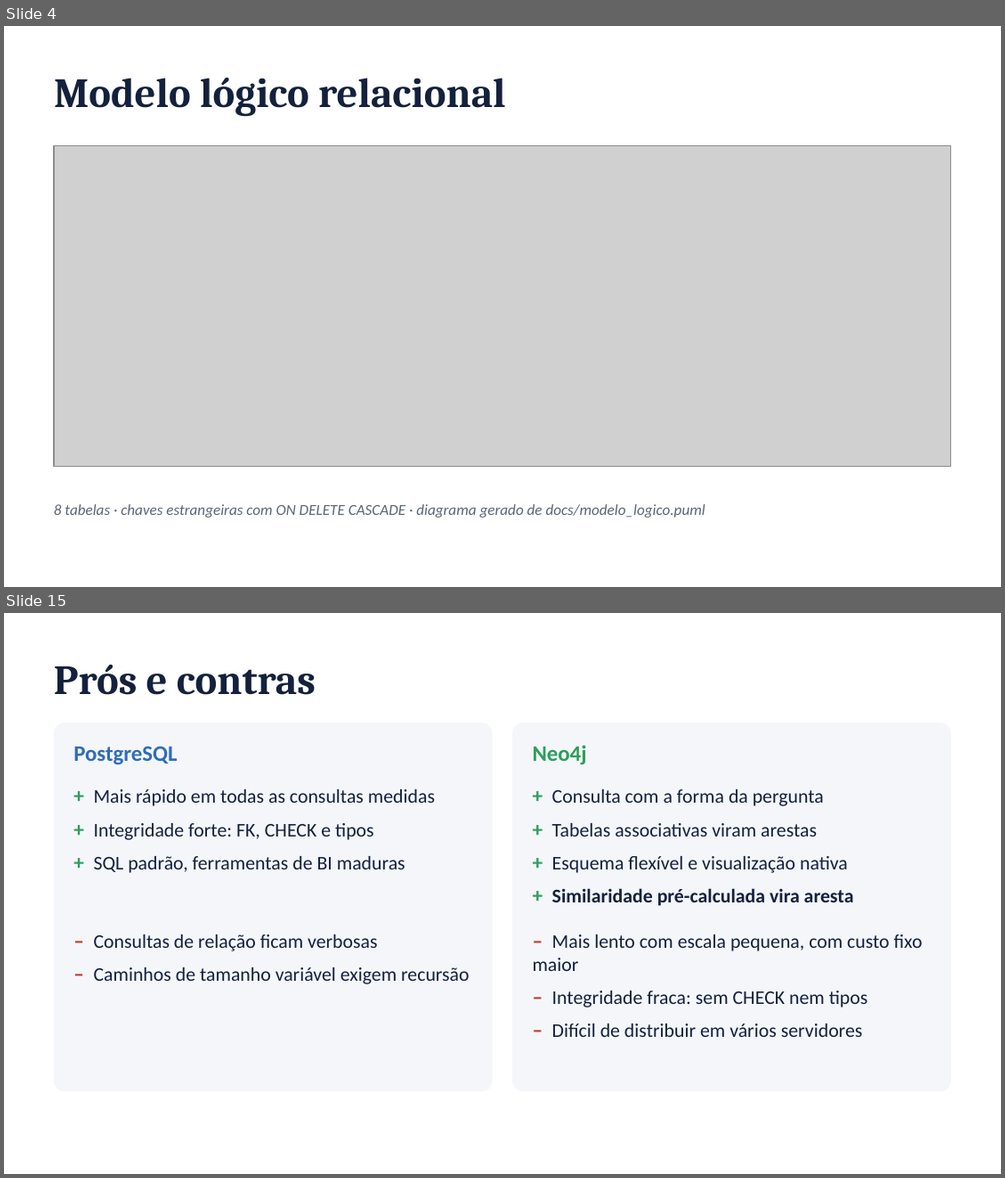
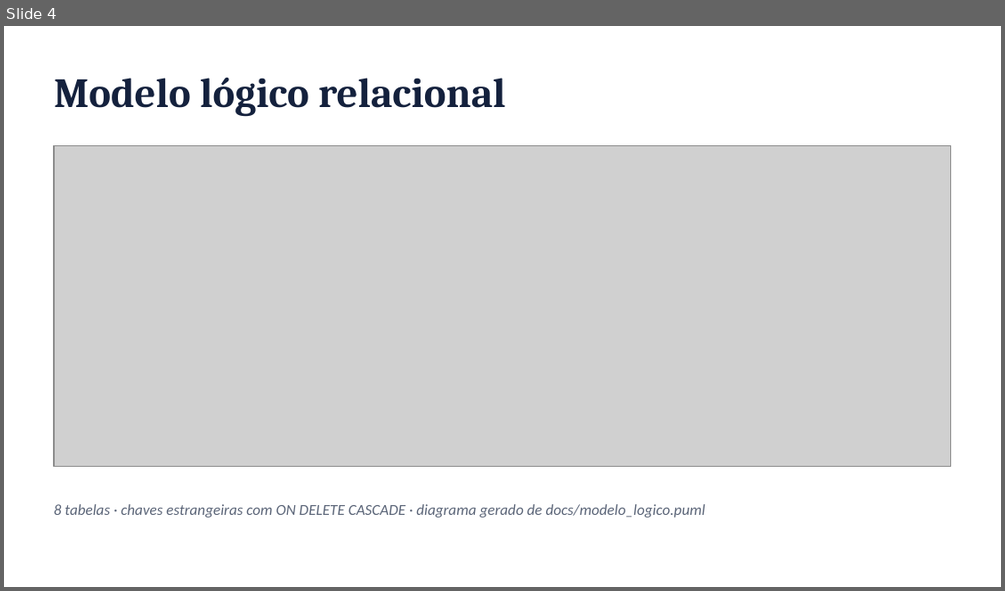
Before and after one commit to FineiasAntonio/BancoDeDados, a slide deck: docs/apresentacao.pptx. Shown one above the other, each under a label of ours: slides 4 and 15 before the commit, slide 4 after it; the slides between them are not shown. The pictures are 1005x1178 and 1005x591 pixels, drawn with LibreOffice and Linux fonts; fonts in the diff are those of the drawing; grey boxes stand for pictures. Boxes give left, top, right and bottom in pixels: in the first picture for what was removed or moved away, otherwise in the second. Text is boxed around its words. In the diff, an @@ line names an element or a change of style, - is before the commit and + after.

```diff
--- a/docs/apresentacao.pptx
+++ b/docs/apresentacao.pptx
@@ slide 15 removed at box(4, 613, 1001, 1174), background #FFFFFF @@
@@ text removed at box(54, 665, 316, 695) @@
-Prós e contras
@@ rounded rectangle removed at box(54, 722, 493, 1092) @@
@@ text removed at box(73, 746, 177, 764) @@
-PostgreSQL
@@ rounded rectangle removed at box(512, 722, 951, 1092) @@
@@ text removed at box(533, 745, 587, 764) @@
-Neo4j
@@ text removed at box(94, 789, 435, 873) @@
-+ Mais rápido em todas as consultas medidas
-+ Integridade forte: FK, CHECK e tipos
-+ SQL padrão, ferramentas de BI maduras
@@ text removed at box(552, 789, 854, 906) @@
-+ Consulta com a forma da pergunta
-+ Tabelas associativas viram arestas
-+ Esquema flexível e visualização nativa
-+ Similaridade pré-calculada vira aresta
@@ text removed at box(94, 934, 469, 984) @@
-– Consultas de relação ficam verbosas
-– Caminhos de tamanho variável exigem recursão
@@ text removed at box(533, 934, 922, 1037) @@
-– Mais lento com escala pequena, com custo fixo maior
-– Integridade fraca: sem CHECK nem tipos
-– Difícil de distribuir em vários servidores
```
Also in this commit, not shown: 11 slides changed, 3 slides added, 3 other slides removed, 3 other files.
